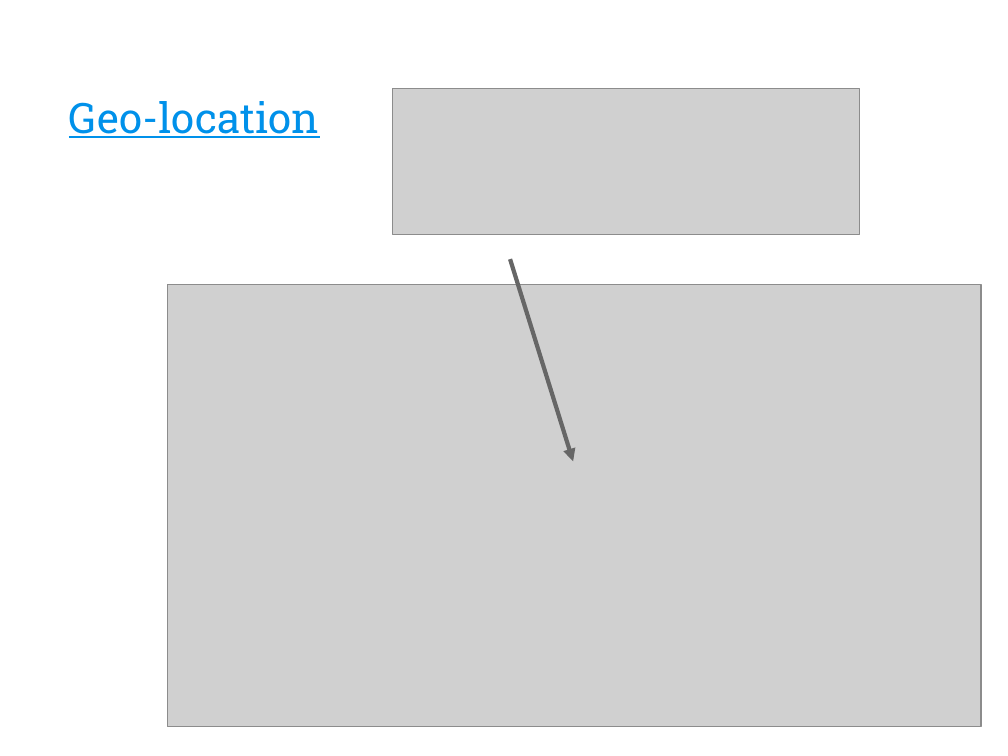
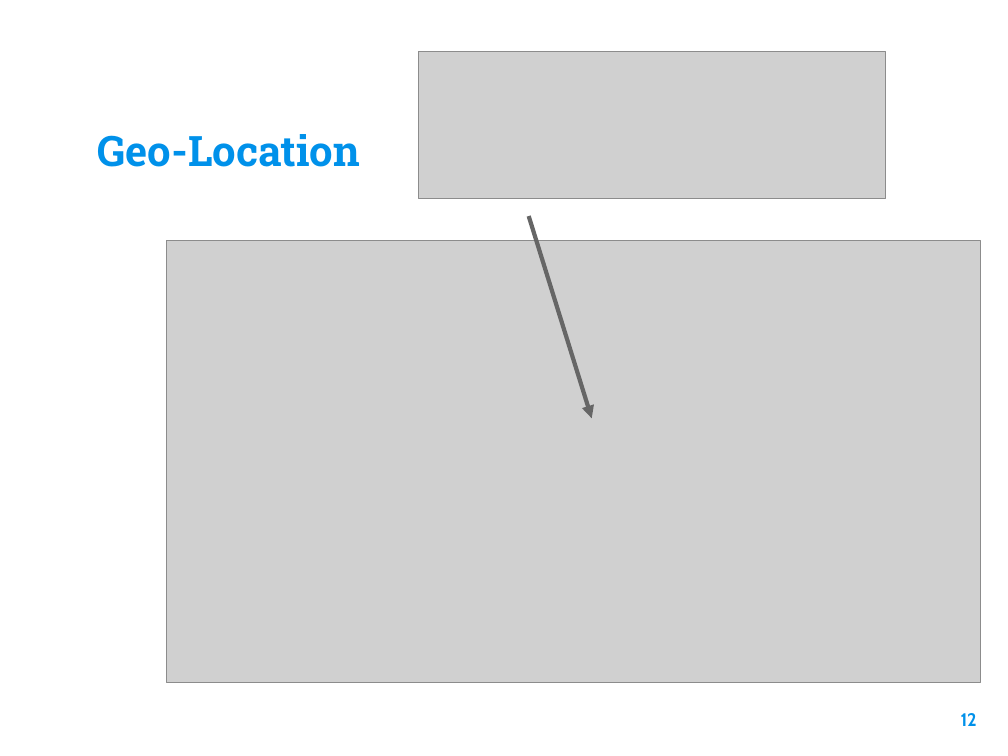
Before and after one commit to eamonious/disaster-tweet-classification, a slide deck: slide 12 of presentation.pptx. Drawn at 1008x756 pixels with LibreOffice and Linux fonts; fonts in the diff are those of the drawing; grey boxes stand for pictures; background and template pictures are left out. Boxes give left, top, right and bottom in pixels: in the first picture for what was removed or moved away, otherwise in the second. Text is boxed around its words. In the diff, an @@ line names an element or a change of style, - is before the commit and + after.

```diff
--- a/presentation.pptx
+++ b/presentation.pptx
@@ picture: place and size @@
-picture at <box>392,89,860,234</box>
+picture at <box>418,51,886,199</box>
@@ text at <box>98,134,360,167</box>: text changed; bold on @@
-Geo-location
+Geo-Location
@@ arrow moved from (510, 259) - (574, 462) to (528, 216) - (592, 418) @@
@@ picture: place and size @@
-picture at <box>167,284,981,727</box>
+picture at <box>166,240,980,682</box>
```
Also in this commit, not shown: 10 other slides changed, 15 other files.
